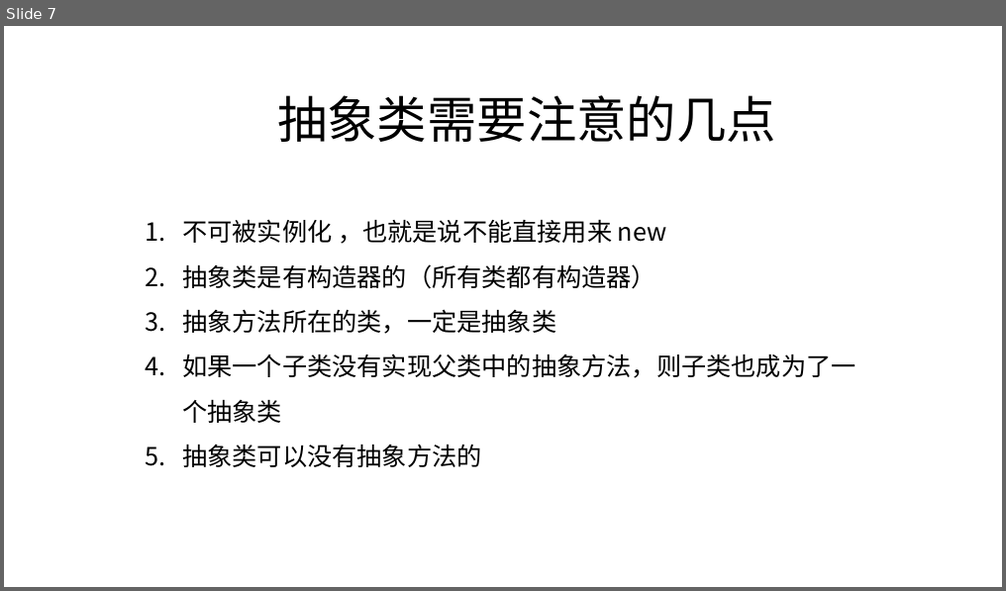
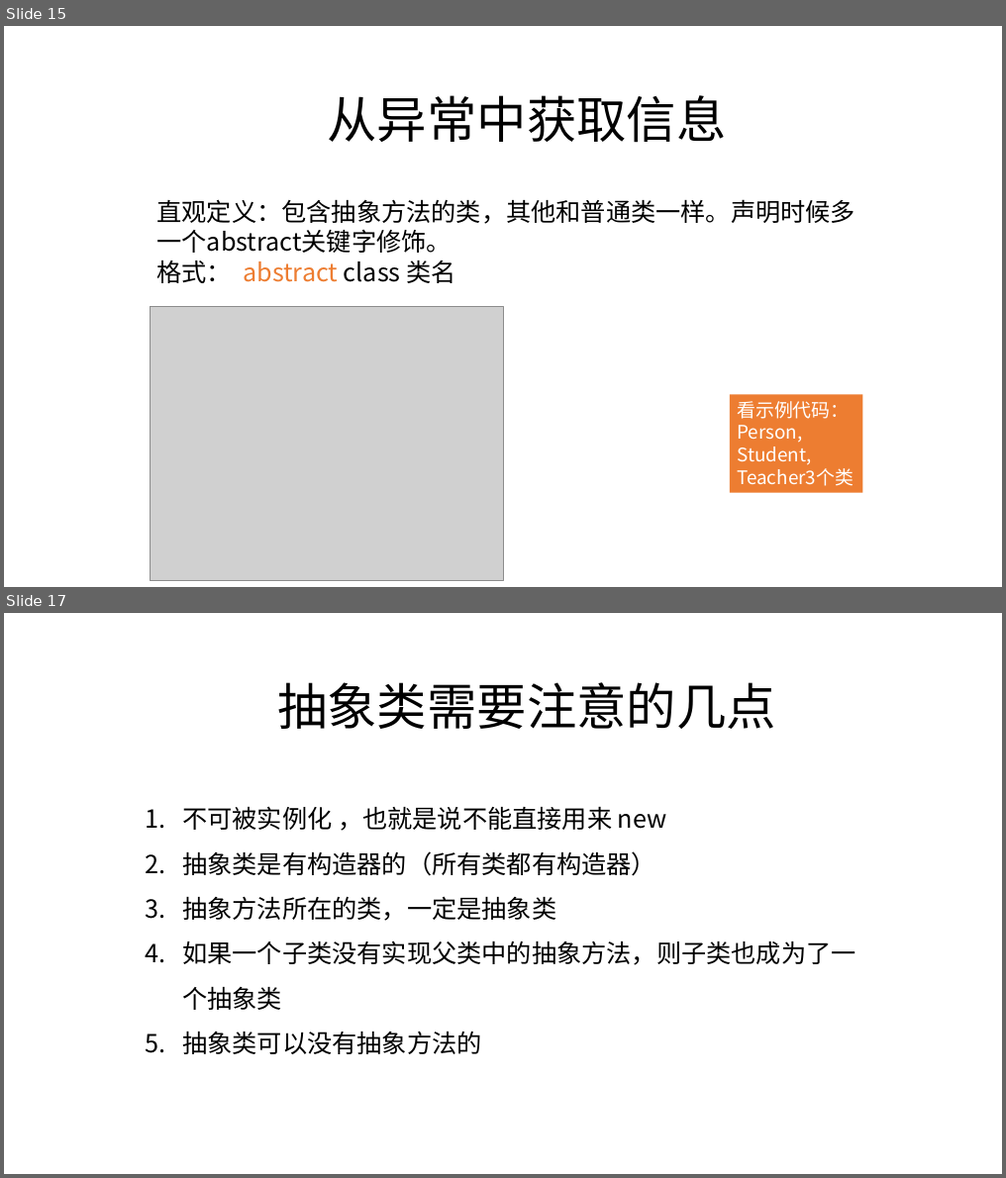
Before and after one commit to zjyesir/hmc_java_1, a slide deck: ppt/14.异常处理.pptx. Shown one above the other, each under a label of ours: slide 7 before the commit, slides 15 and 17 after it; the slides between them are not shown. The pictures are 1006x591 and 1006x1178 pixels, drawn with LibreOffice and Linux fonts; fonts in the diff are those of the drawing; grey boxes stand for pictures; background and template pictures are left out. Boxes give left, top, right and bottom in pixels: in the first picture for what was removed or moved away, otherwise in the second. Text is boxed around its words. In the diff, an @@ line names an element or a change of style, - is before the commit and + after.

```diff
--- a/ppt/14.异常处理.pptx
+++ b/ppt/14.异常处理.pptx
@@ slide 15 added at (4,26,1002,587), background picture (left out) @@
@@ text added at (328,95,727,143), 48 pt, text #000000 @@
+从异常中获取信息
@@ text added at (157,199,856,283), 24 pt, text #000000 @@
+直观定义：包含抽象方法的类，其他和普通类一样。声明时候多一个abstract关键字修饰。
+格式： abstract class 类名
@@ picture added at (150,307,503,581) @@
@@ rectangle added at (730,395,862,493), fill #ED7D31, 18 pt, text #FFFFFF @@
+看示例代码：Person, Student, Teacher3个类
@@ what was slide 7 is now slide 17 @@
```
Also in this commit, not shown: 2 slides changed, 12 other slides added, 3 slides removed, 1 other file.
